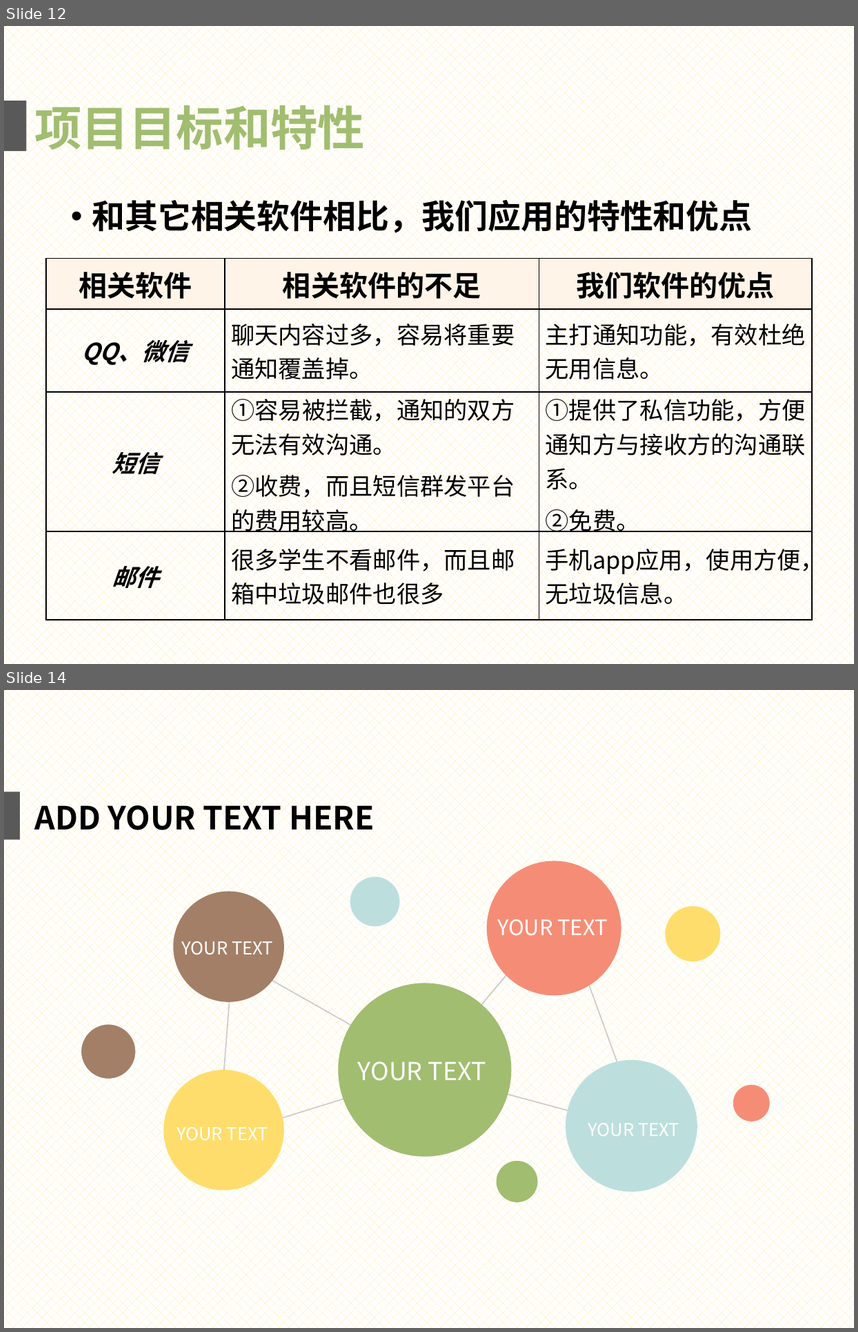
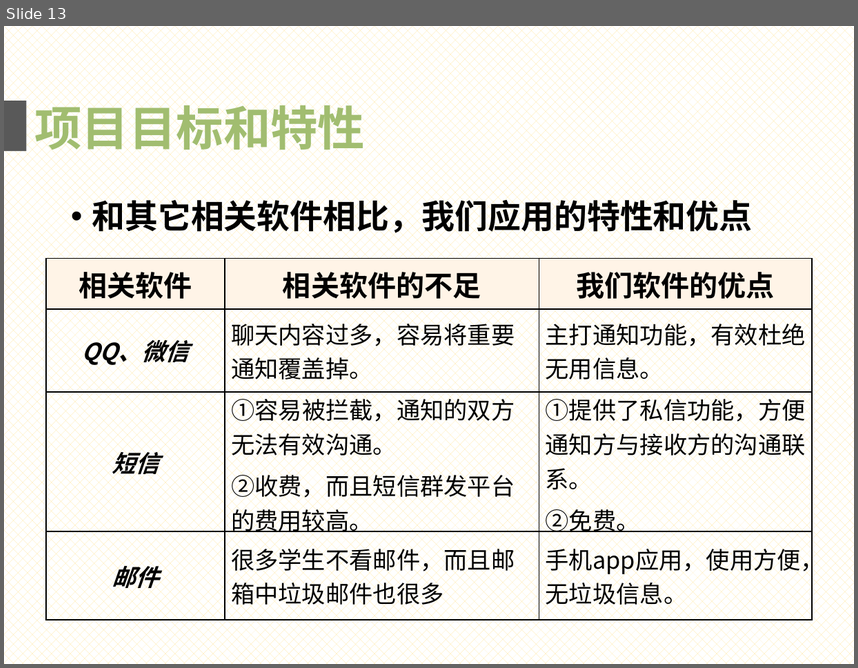
Before and after one commit to gocs/letmeknow, a slide deck: doc/presentation.pptx. Shown one above the other, each under a label of ours: slides 12 and 14 before the commit, slide 13 after it; the slides between them are not shown. The pictures are 858x1332 and 858x668 pixels, drawn with LibreOffice and Linux fonts; fonts in the diff are those of the drawing. Boxes give left, top, right and bottom in pixels: in the first picture for what was removed or moved away, otherwise in the second. Text is boxed around its words. In the diff, an @@ line names an element or a change of style, - is before the commit and + after.

```diff
--- a/doc/presentation.pptx
+++ b/doc/presentation.pptx
@@ slide 14 removed at bbox=[4, 690, 854, 1328], background pattern #FFE699 on #FFFFFF @@
@@ rectangle removed at bbox=[4, 792, 20, 840] @@
@@ text removed at bbox=[34, 796, 374, 837] @@
-ADD YOUR TEXT HERE
@@ ellipse removed at bbox=[487, 861, 621, 995] @@
@@ ellipse removed at bbox=[173, 891, 283, 1002] @@
@@ ellipse removed at bbox=[350, 876, 401, 927] @@
@@ freeform shape removed at bbox=[219, 909, 642, 1137] @@
@@ ellipse removed at bbox=[665, 906, 721, 961] @@
@@ text removed at bbox=[497, 919, 608, 936] @@
-YOUR TEXT
@@ text removed at bbox=[181, 941, 273, 955] @@
-YOUR TEXT
@@ ellipse removed at bbox=[338, 983, 512, 1156] @@
@@ ellipse removed at bbox=[81, 1024, 136, 1079] @@
@@ text removed at bbox=[358, 1061, 486, 1081] @@
-YOUR TEXT
@@ ellipse removed at bbox=[566, 1060, 697, 1192] @@
@@ ellipse removed at bbox=[164, 1069, 285, 1190] @@
@@ ellipse removed at bbox=[733, 1085, 770, 1121] @@
@@ text removed at bbox=[588, 1123, 680, 1136] @@
-YOUR TEXT
@@ text removed at bbox=[176, 1127, 268, 1141] @@
-YOUR TEXT
@@ ellipse removed at bbox=[496, 1161, 538, 1203] @@
@@ what was slide 12 is now slide 13 @@
```
Also in this commit, not shown: 1 slide changed, 3 slides added, 15 other slides removed.
